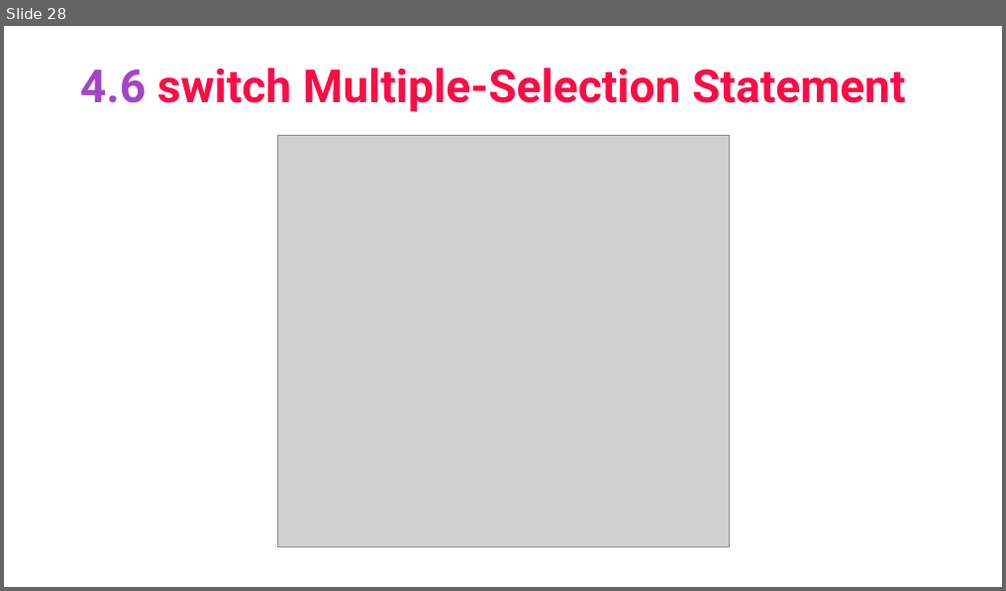
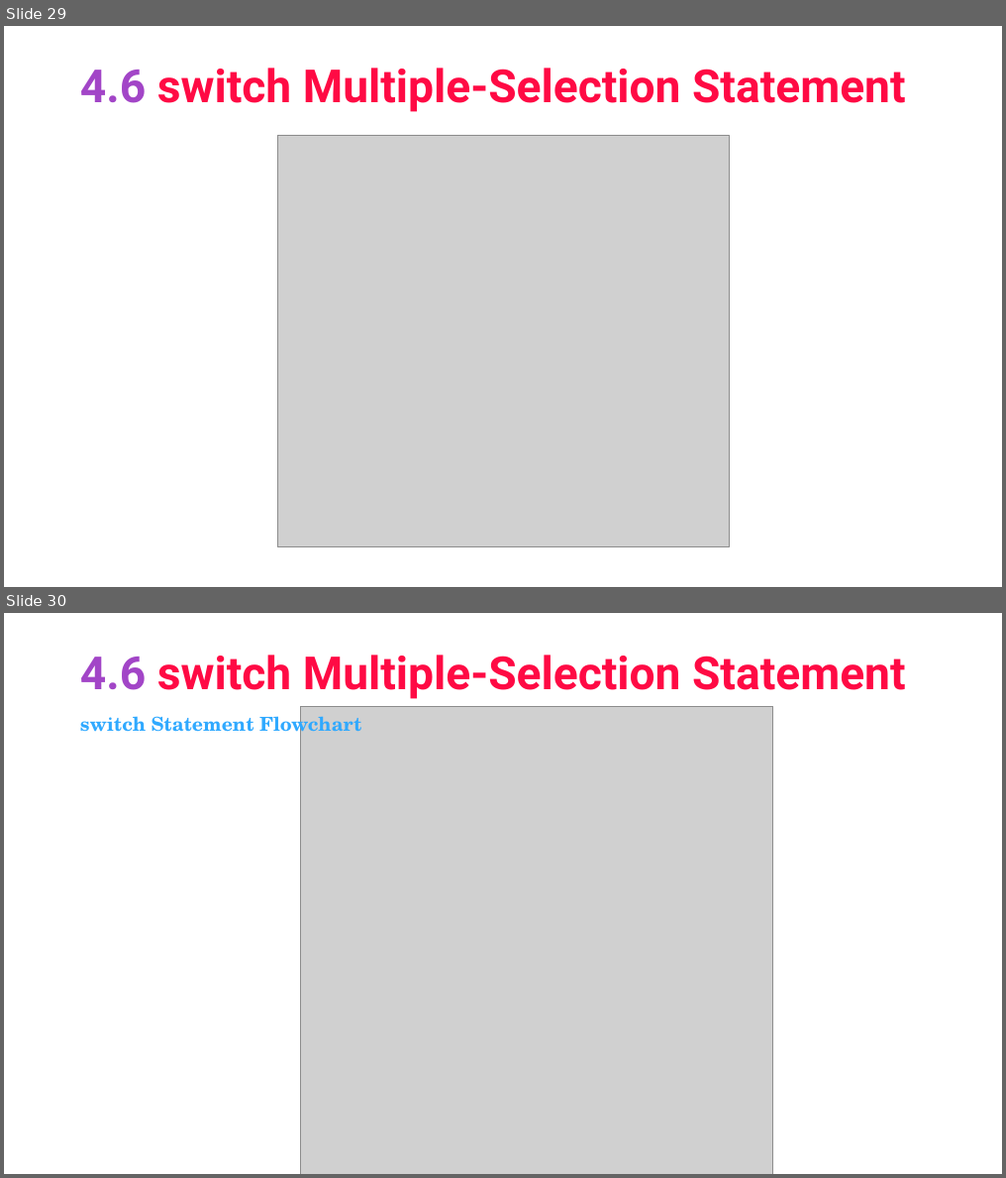
Before and after one commit to asimriaz/FOP, a slide deck: Chapter 4.pptx. Shown one above the other, each under a label of ours: slide 28 before the commit, slides 29 and 30 after it. The pictures are 1006x591 and 1006x1178 pixels, drawn with LibreOffice and Linux fonts; fonts in the diff are those of the drawing; grey boxes stand for pictures. Boxes give left, top, right and bottom in pixels: in the first picture for what was removed or moved away, otherwise in the second. Text is boxed around its words. In the diff, an @@ line names an element or a change of style, - is before the commit and + after.

```diff
--- a/Chapter 4.pptx
+++ b/Chapter 4.pptx
@@ slide 30 added at [4, 613, 1002, 1174], background #FFFFFF @@
@@ title added at [80, 655, 906, 699], 44 pt, text #FF0A44, bold @@
+4.6 switch Multiple-Selection Statement
@@ text added at [80, 712, 361, 738], 18.5 pt, text #2FA9FF, bold @@
+switch Statement Flowchart
@@ picture added at [300, 707, 773, 1174] @@
@@ what was slide 28 is now slide 29 @@
```
Also in this commit, not shown: 6 slides changed, 6 other slides added.
